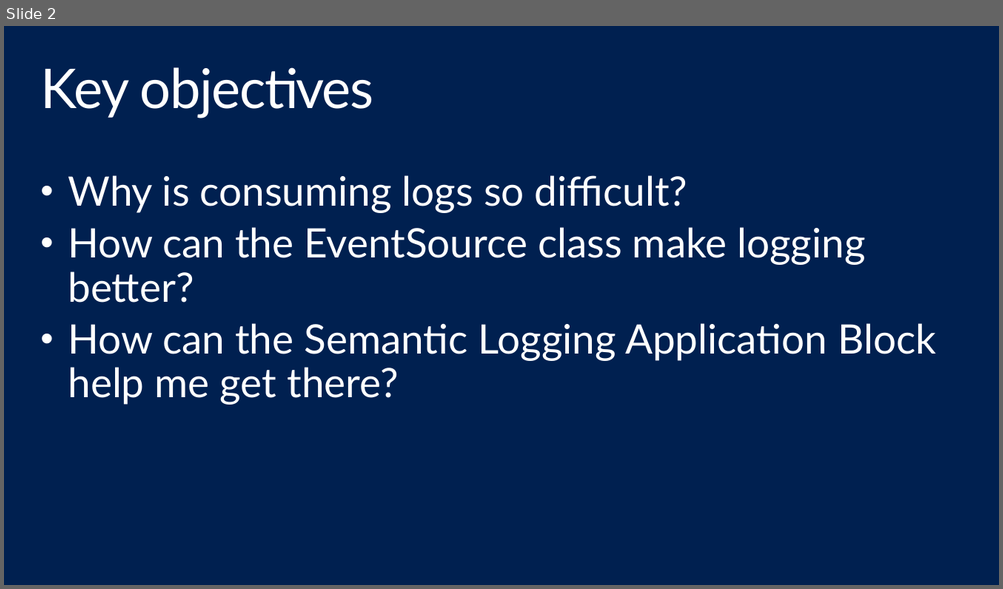
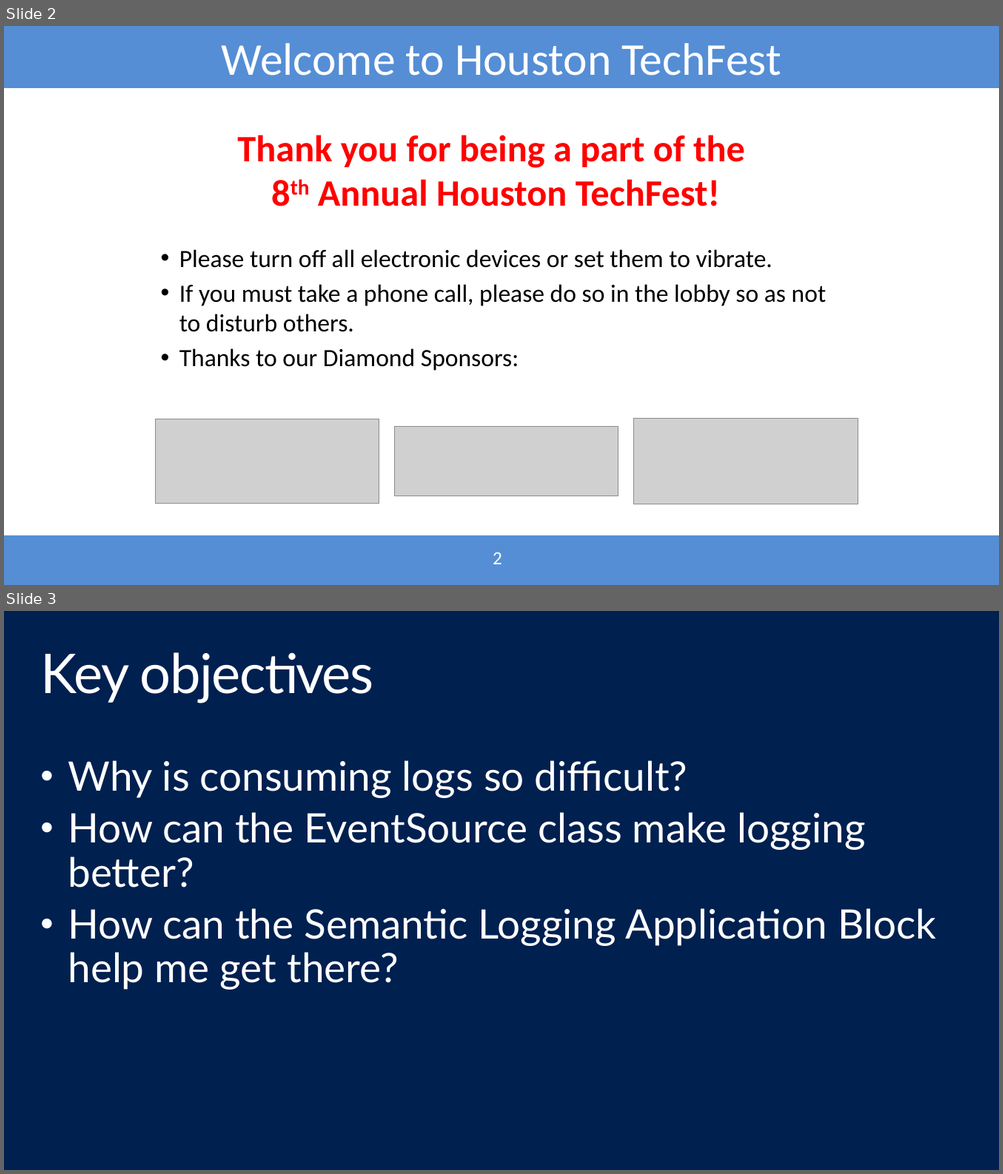
Before and after one commit to shawnweisfeld/20140912_SLAB, a slide deck: SLAB.pptx. Shown one above the other, each under a label of ours: slide 2 before the commit, slides 2 and 3 after it. The pictures are 1003x589 and 1003x1174 pixels, drawn with LibreOffice and Linux fonts; fonts in the diff are those of the drawing; grey boxes stand for pictures; background and template pictures are left out. Boxes give left, top, right and bottom in pixels: in the first picture for what was removed or moved away, otherwise in the second. Text is boxed around its words. In the diff, an @@ line names an element or a change of style, - is before the commit and + after.

```diff
--- a/SLAB.pptx
+++ b/SLAB.pptx
@@ slide 2 added at bbox=[4, 26, 999, 585], background #FFFFFF @@
@@ rectangle added at bbox=[4, 26, 999, 88], fill #558ED5 @@
@@ title added at bbox=[222, 43, 780, 76], 44.9 pt, text #FFFFFF @@
+Welcome to Houston TechFest
@@ text added at bbox=[237, 135, 745, 207], 36.7 pt, text #FF0000, bold @@
+Thank you for being a part of the
+8th Annual Houston TechFest!
@@ text added at bbox=[179, 249, 826, 371], 24.5 pt, text #000000 @@
+• Please turn off all electronic devices or set them to vibrate.
+• If you must take a phone call, please do so in the lobby so as not to disturb others.
+• Thanks to our Diamond Sponsors:
@@ picture added at bbox=[156, 420, 379, 503] @@
@@ picture added at bbox=[634, 419, 857, 505] @@
@@ picture added at bbox=[395, 427, 618, 497] @@
@@ rectangle added at bbox=[4, 536, 999, 585], fill #558ED5 @@
@@ page number added at bbox=[492, 552, 502, 565], 18.4 pt, text #FFFFFF @@
+2
@@ what was slide 2 is now slide 3 @@
```
Also in this commit, not shown: 1 slide changed, 3 other slides added.
